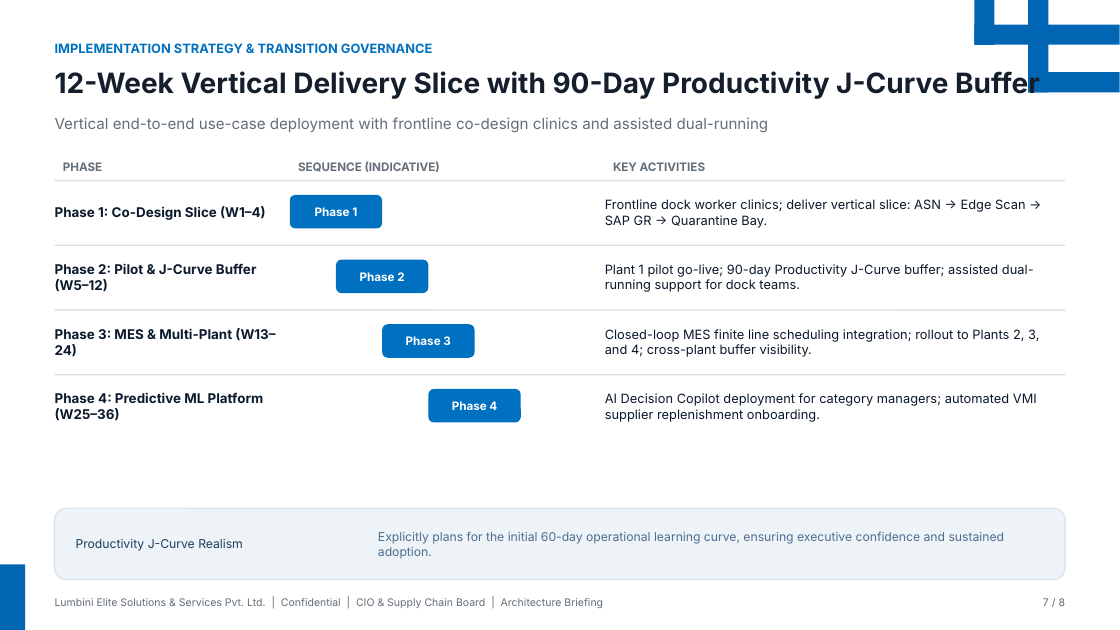
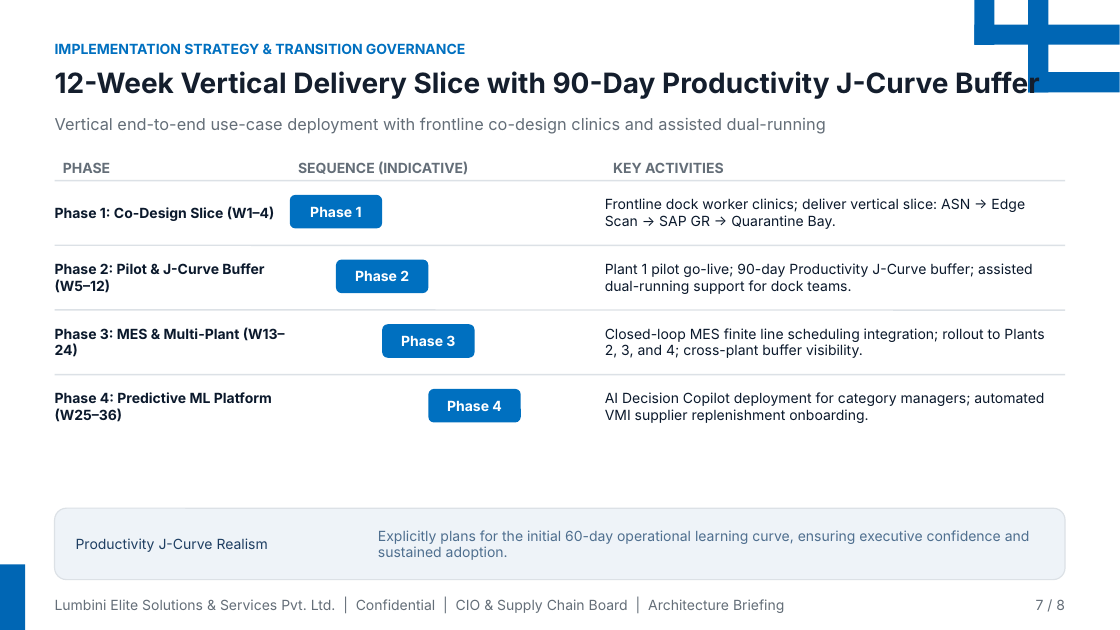
Before and after one commit to hemanthx446/ppt-mcp-server, a slide deck: slide 7 of Supplier_Delivery_Tracker_CIO_Briefing.pptx. Drawn at 1120x630 pixels with LibreOffice and Linux fonts; fonts in the diff are those of the drawing; background and template pictures are left out. Boxes give left, top, right and bottom in pixels: in the first picture for what was removed or moved away, otherwise in the second. Text is boxed around its words. In the diff, an @@ line names an element or a change of style, - is before the commit and + after.

Commit message:
docs: release v1.3.0 with Don Norman UX engine, strict >=12pt typography, and updated executive brief deck

```diff
--- a/Supplier_Delivery_Tracker_CIO_Briefing.pptx
+++ b/Supplier_Delivery_Tracker_CIO_Briefing.pptx
@@ text "Vertical end-to-end use-case deployment with ..." at (x1=55, y1=117, x2=826, y2=134): size 13 to 14 pt @@
@@ size 11.5 to 12 pt in 4 elements at (x1=55, y1=206, x2=275, y2=221), (x1=55, y1=263, x2=264, y2=293), (x1=55, y1=327, x2=285, y2=357), (x1=55, y1=392, x2=272, y2=422) @@
@@ size 10 to 12 pt in 7 elements at (x1=63, y1=162, x2=110, y2=173), (x1=298, y1=161, x2=468, y2=175), (x1=613, y1=162, x2=724, y2=173), (x1=290, y1=195, x2=382, y2=229), (x1=336, y1=260, x2=429, y2=293), (x1=382, y1=324, x2=475, y2=358), (x1=429, y1=389, x2=521, y2=423) @@
@@ size 11 to 12 pt in 5 elements at (x1=55, y1=43, x2=465, y2=54), (x1=605, y1=198, x2=1025, y2=229), (x1=605, y1=263, x2=1033, y2=294), (x1=605, y1=328, x2=1044, y2=358), (x1=605, y1=392, x2=1044, y2=423) @@
@@ text "Productivity J-Curve Realism" at (x1=76, y1=538, x2=268, y2=552): size 10.5 to 12 pt @@
@@ text "Explicitly plans for the initial ..." at (x1=378, y1=530, x2=1030, y2=560): size 10.5 to 12 pt @@
@@ text "Lumbini Elite Solutions & Services ..." at (x1=55, y1=599, x2=784, y2=613): size 9 to 12 pt @@
@@ text "7 / 8" at (x1=1036, y1=599, x2=1065, y2=610): size 9 to 12 pt @@
```
Also in this commit, not shown: 7 other slides changed, 5 other files.
